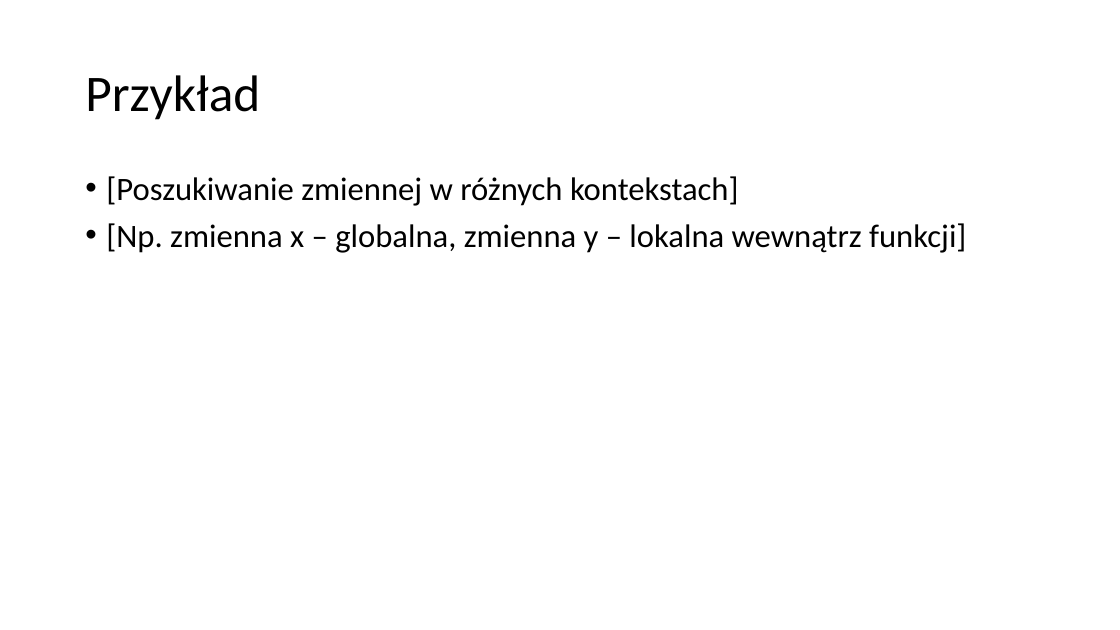
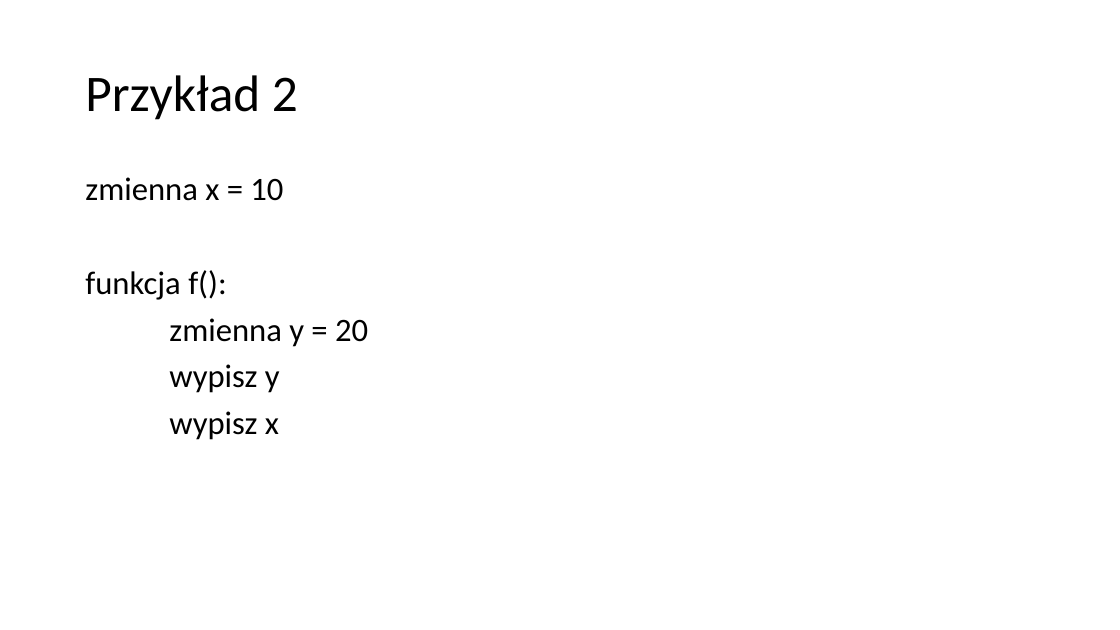
Before and after one commit to blackbat13/CS-HTiEW, a slide deck: slide 8 of Wprowadzenie do funkcji/III. Wprowadzenie do funkcji - globalność i lokalność zmiennych/Globalność i lokalność.pptx. Drawn at 1120x630 pixels with LibreOffice and Linux fonts; fonts in the diff are those of the drawing. Boxes give left, top, right and bottom in pixels: in the first picture for what was removed or moved away, otherwise in the second. Text is boxed around its words. In the diff, an @@ line names an element or a change of style, - is before the commit and + after.

Commit message:
Dodano nowy przykład

```diff
--- a/Wprowadzenie do funkcji/III. Wprowadzenie do funkcji - globalność i lokalność zmiennych/Globalność i lokalność.pptx
+++ b/Wprowadzenie do funkcji/III. Wprowadzenie do funkcji - globalność i lokalność zmiennych/Globalność i lokalność.pptx
@@ title at box(85, 75, 298, 120): text changed @@
-Przykład
+Przykład 2
@@ text at box(85, 177, 368, 440): text changed @@
-• [Poszukiwanie zmiennej w różnych kontekstach]
-• [Np. zmienna x – globalna, zmienna y – lokalna wewnątrz funkcji]
+zmienna x = 10
+funkcja f():
+zmienna y = 20
+wypisz y
+wypisz x
```
Also in this commit, not shown: 1 other slide changed, 9 slides added.
